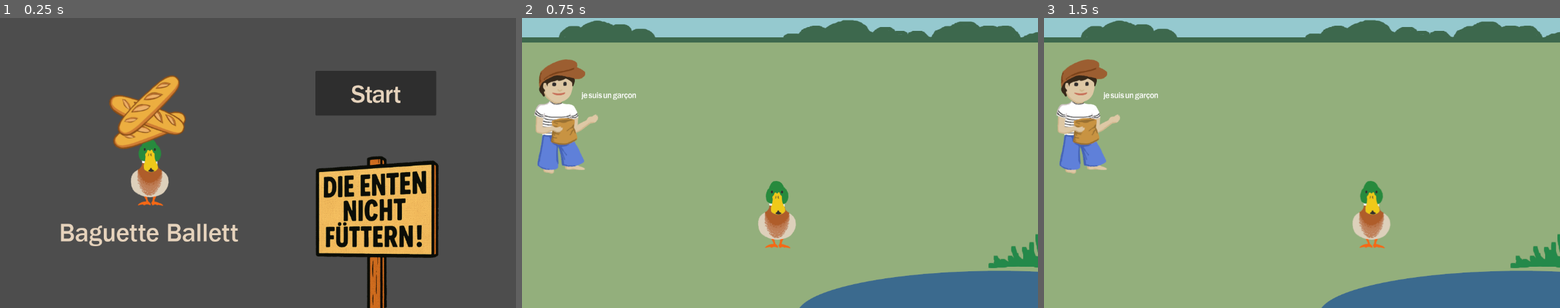
Above: before the commit, frames 1-3 (left to right).
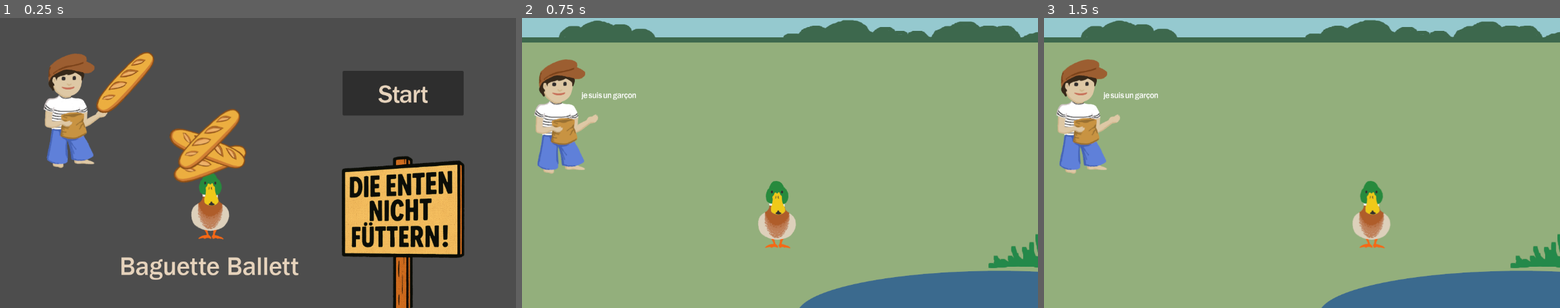
Above: after the commit, the same moments.

Repository: baguette-ballett/baguette-ballett
Game: Godot game, scene res://scenes/intro/intro.tscn
Two runs of this game, one before a commit and one after it. Both use one fixed random seed, a clock stepped at 60 frames per second and the inputs below.
Inputs:
- Up to frame 1 (0.25 s): no input
- Up to frame 2 (0.75 s): click "Start" at 0.5 s
- Up to frame 3 (1.5 s): tap Enter (ui_accept) at 1.25 s; hold Right (ui_right) from 1.28 s (still down)

The runs differ from the first frame. In frame 1, 22% of the frame differs, in the area x 8-90%, y 11-100%; in frame 2, nothing differs; in frame 3, nothing differs.

Commit message:
add boy with baguette to intro scene

Diff:
--- a/scenes/intro/intro.tscn
+++ b/scenes/intro/intro.tscn
@@ -9,6 +9,8 @@
 [ext_resource type="AudioStream" uid="uid://dcne1dgqnk5u7" path="res://assets/sounds/poop-pfft.wav" id="7_exgwc"]
 [ext_resource type="AudioStream" uid="uid://tnbk2sx0xn22" path="res://assets/sounds/poop-splat.wav" id="8_xk0cr"]
 [ext_resource type="Texture2D" uid="uid://dpcp36kepg8ox" path="res://assets/sprites/logo_transparent.png" id="9_xk0cr"]
+[ext_resource type="Texture2D" uid="uid://ch0slrurkop2q" path="res://assets/sprites/boy.png" id="10_0mgqj"]
+[ext_resource type="Texture2D" uid="uid://douvhh1rirfyx" path="res://assets/sprites/baguette.png" id="11_ueo4n"]
 
 [sub_resource type="Shortcut" id="Shortcut_1rrv8"]
 
@@ -18,7 +20,7 @@
 script = ExtResource("1_8twl8")
 
 [node name="Clean Sign" type="Sprite2D" parent="."]
-position = Vector2(842, 481)
+position = Vector2(900, 481)
 scale = Vector2(0.70459, 0.743408)
 texture = ExtResource("1_ioskq")
 
@@ -27,9 +29,9 @@
 autoplay = true
 
 [node name="Buttons" type="BoxContainer" parent="."]
-offset_left = 704.0
+offset_left = 765.0
 offset_top = 118.0
-offset_right = 1004.0
+offset_right = 1065.0
 offset_bottom = 218.0
 
 [node name="StartButton" type="Button" parent="Buttons"]
@@ -42,7 +44,7 @@
 script = ExtResource("4_1rrv8")
 
 [node name="Duckpoop" type="CharacterBody2D" parent="."]
-position = Vector2(823, -750)
+position = Vector2(884, -750)
 scale = Vector2(0.2, 0.074)
 script = ExtResource("4_ir5dn")
 
@@ -63,5 +65,14 @@
 volume_db = 24.0
 
 [node name="logo" type="Sprite2D" parent="."]
-position = Vector2(336, 331)
+position = Vector2(471, 406)
 texture = ExtResource("9_xk0cr")
+
+[node name="boy" type="Sprite2D" parent="."]
+position = Vector2(168, 204)
+texture = ExtResource("10_0mgqj")
+
+[node name="baguette" type="Sprite2D" parent="boy"]
+position = Vector2(111, -60)
+scale = Vector2(0.6475, 0.6475)
+texture = ExtResource("11_ueo4n")
Not shown: 1 places in scenes/intro/intro.tscn that only renumber resources
